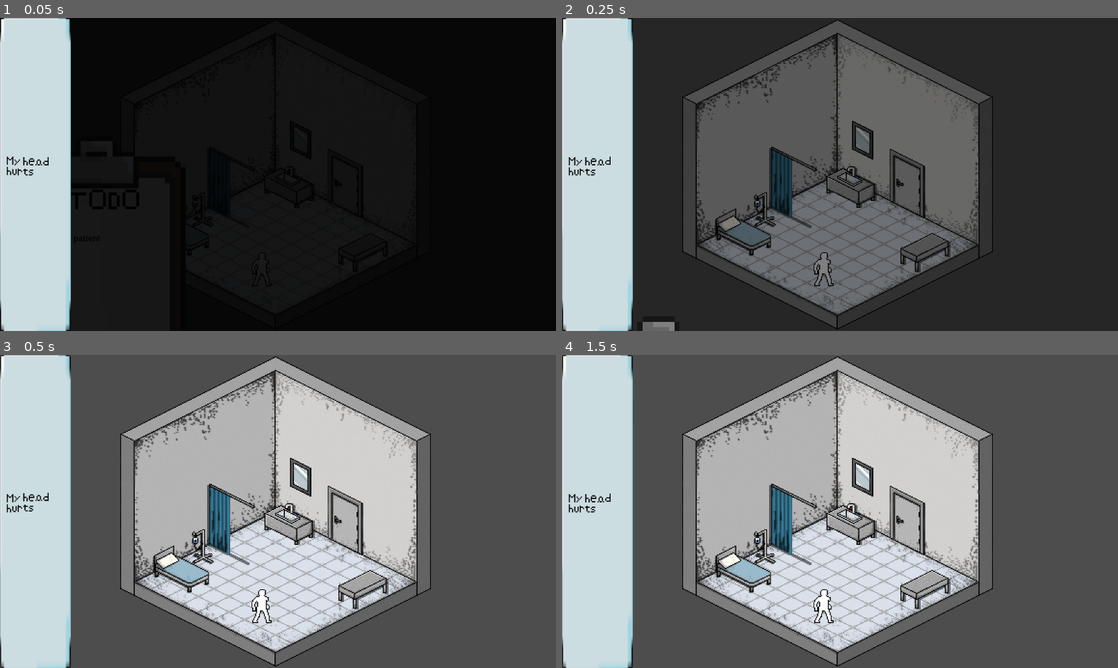
Above: before the commit, frames 1-4 (two rows, left to right).
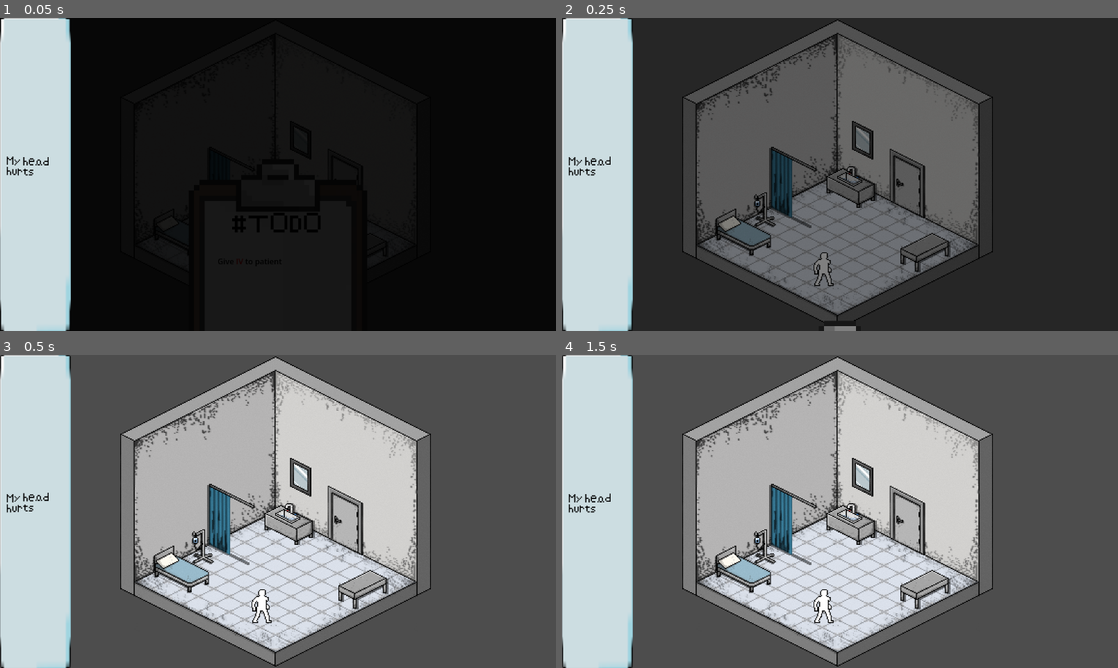
Above: after the commit, the same moments.

Repository: afourneaux/codename-matt-2026
Game: Godot game, scene res://scenes/game-root.tscn
Two runs of this game, one before a commit and one after it. Both use one fixed random seed, a clock stepped at 60 frames per second and the inputs below.
Inputs (mouse positions are in pixels of both pictures, inside the frame that each line leads up to):
- Up to frame 1 (0.05 s): no input
- Up to frame 2 (0.25 s): no input
- Up to frame 3 (0.5 s): no input
- Up to frame 4 (1.5 s): move the mouse to (962, 495) at 0.52 s; tap A (a) at 0.6 s; click (962, 495) at 0.67 s; tap D (d) at 0.8 s; drag from (728, 527) to (901, 549) at 1.27 s

The runs differ from the first frame. In frame 1, less than 0.1% of the frame differs, in the area x 46-57%, y 46-79%; in frame 2, 0.3%, in the area x 14-53%, y 96-100%; in frame 3, nothing differs; in frame 4, nothing differs.

Commit message:
Mirror dialogue, fix todo list

Diff:
--- a/assets/strings/gamejam_2026_dialogue.csv
+++ b/assets/strings/gamejam_2026_dialogue.csv
@@ -6,6 +6,7 @@
 play_button,Play,Jouer
 quit_button,Quit,Quitter
 potato_string1,[color=brown]Who are you? You're not the usual nurse.[/color],[color=brown]Qui êtes vous? Vous n\'êtes pas l'infirmière habituelle.[/color]
+minigame1_string1,Another day at work for ole' Matt...,Une autre journée au travail pour Matt...
 interact,Press E to interact,
 chart_title,Patient Chart,Fiche de Patient
 chart_1,Patient:,Patient:
--- a/scenes/game-root.tscn
+++ b/scenes/game-root.tscn
@@ -83,6 +83,7 @@
 		EventBus.task_completed.emit(1)
 
 	elif active_room.interactible == 2:
+		EventBus.queue_dialog.emit(\"minigame1_string1\")
 		while GameState.checked_mirror < 2:
 			var mini_game_1 = mini_game_1_prefab.instantiate()
 			add_child(mini_game_1)
@@ -166,17 +167,8 @@
 
 [node name="Todo" parent="UI" unique_id=1561376941 instance=ExtResource("2_jcw77")]
 layout_mode = 1
-anchors_preset = 0
-anchor_left = 0.0
-anchor_top = 0.0
-anchor_right = 0.0
-anchor_bottom = 0.0
-offset_left = 0.0
-offset_top = 0.0
-offset_right = 400.0
-offset_bottom = 500.0
-grow_horizontal = 1
-grow_vertical = 1
+offset_top = -250.0
+offset_bottom = 250.0
 
 [node name="ColorRect" type="ColorRect" parent="UI" unique_id=1956519339]
 layout_mode = 0
Binary file changed: assets/strings/gamejam_2026_dialogue.en.translation
Binary file changed: assets/strings/gamejam_2026_dialogue.fr.translation
